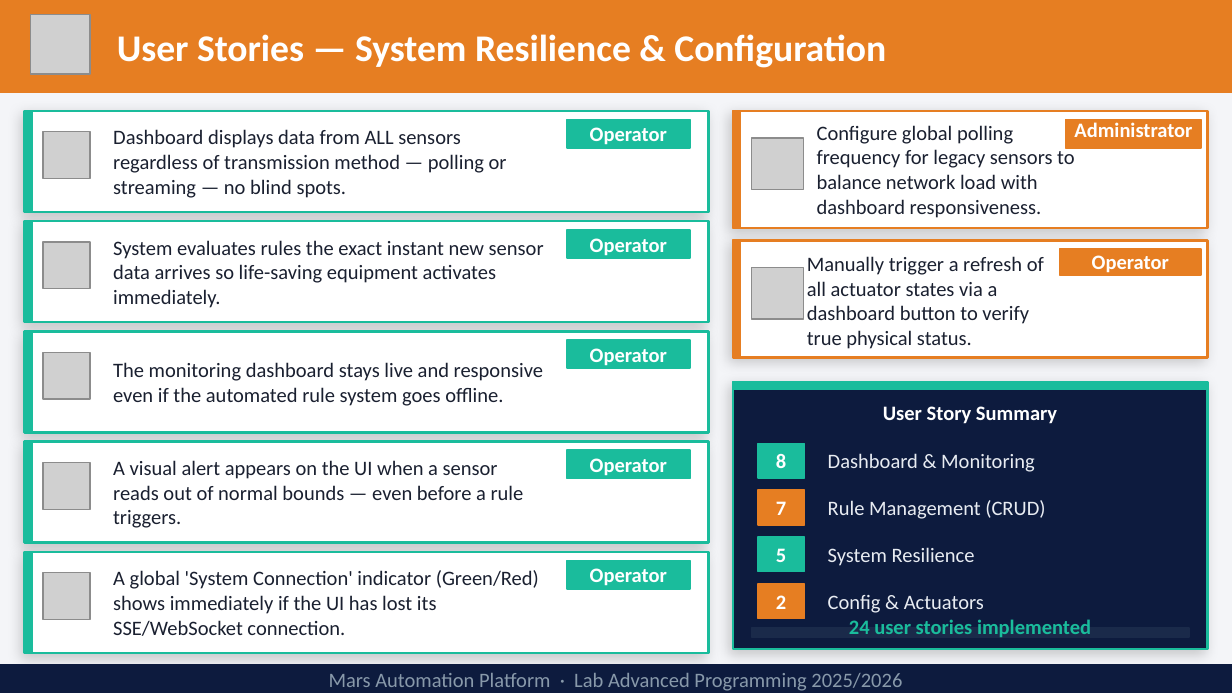
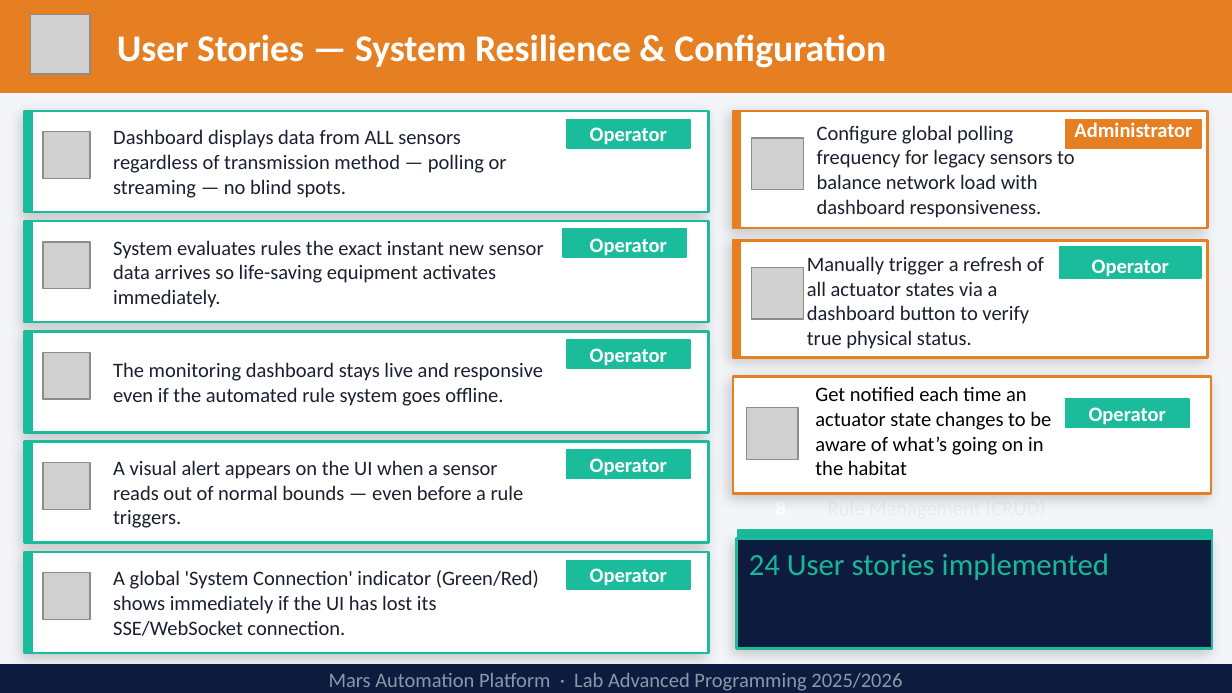
Before and after one commit to robev2252060/2247107_MAP, a slide deck: slide 12 of booklets/mars_platform.pptx. Drawn at 1232x693 pixels with LibreOffice and Linux fonts; fonts in the diff are those of the drawing; grey boxes stand for pictures. Boxes give left, top, right and bottom in pixels: in the first picture for what was removed or moved away, otherwise in the second. Text is boxed around its words. In the diff, an @@ line names an element or a change of style, - is before the commit and + after.

```diff
--- a/booklets/mars_platform.pptx
+++ b/booklets/mars_platform.pptx
@@ rectangle: place and size @@
-rectangle at box(567, 229, 690, 257)
+rectangle at box(563, 229, 686, 257)
@@ rectangle "Operator": place and size @@
-rectangle "Operator" at box(1092, 255, 1169, 273)
+rectangle "Operator" at box(1060, 246, 1201, 277)
@@ rectangle "Operator" at box(1060, 246, 1201, 277): vertical alignment middle to top; fill none to #1ABC9C; outline none to #1ABC9C 1 pt @@
@@ rectangle: place and size @@
-rectangle at box(733, 382, 1207, 649)
+rectangle at box(733, 377, 1211, 494)
@@ rectangle at box(733, 377, 1211, 494): fill #0D1B3E to #FFFFFF; outline #1ABC9C 1.5 pt to #E67E22 1.5 pt @@
@@ text added at box(815, 386, 1051, 475), 12 pt, text #000000 @@
+Get notified each time an actuator state changes to be aware of what’s going on in the habitat
@@ picture added at box(747, 408, 798, 460) @@
@@ text removed at box(883, 406, 1057, 424) @@
-User Story Summary
@@ rectangle added at box(1066, 399, 1189, 428), fill #1ABC9C, outline #1ABC9C 1 pt, 12 pt, text #FFFFFF, bold @@
+Operator
@@ rectangle removed at box(758, 444, 804, 478) @@
@@ text removed at box(828, 453, 1035, 472) @@
-Dashboard & Monitoring
@@ text "8" rewrapped from box(776, 454, 786, 468) to box(776, 496, 786, 521) @@
@@ rectangle removed at box(758, 490, 804, 525) @@
@@ text removed at box(828, 500, 1045, 519) @@
-Rule Management (CRUD)
@@ rectangle "24 User stories implemented": place and size @@
-rectangle "24 User stories implemented" at box(849, 619, 1091, 637)
+rectangle "24 User stories implemented" at box(737, 538, 1212, 649)
@@ rectangle "24 User stories implemented" at box(737, 538, 1212, 649): vertical alignment middle to top; fill none to #0D1B3E; outline none to #1ABC9C 1.5 pt; shadow on @@
@@ rectangle: place and size @@
-rectangle at box(733, 382, 1207, 389)
+rectangle at box(738, 530, 1212, 537)
@@ text "7": place and size @@
-text "7" at box(776, 501, 786, 515)
+text "7" at box(776, 555, 786, 568)
@@ text in rectangle at box(749, 553, 1109, 580): text changed; size 12 to 18 pt; text colour #1ABC9C to #19B697; bold off @@
-24 user stories implemented
+24 User stories implemented
@@ text removed at box(776, 548, 786, 562) @@
-5
@@ rectangle removed at box(758, 584, 804, 618) @@
@@ text removed at box(776, 595, 786, 609) @@
-2
@@ text removed at box(828, 595, 984, 613) @@
-Config & Actuators
@@ rectangle removed at box(752, 628, 1189, 637) @@
```
Also in this commit, not shown: 1 other slide changed.
